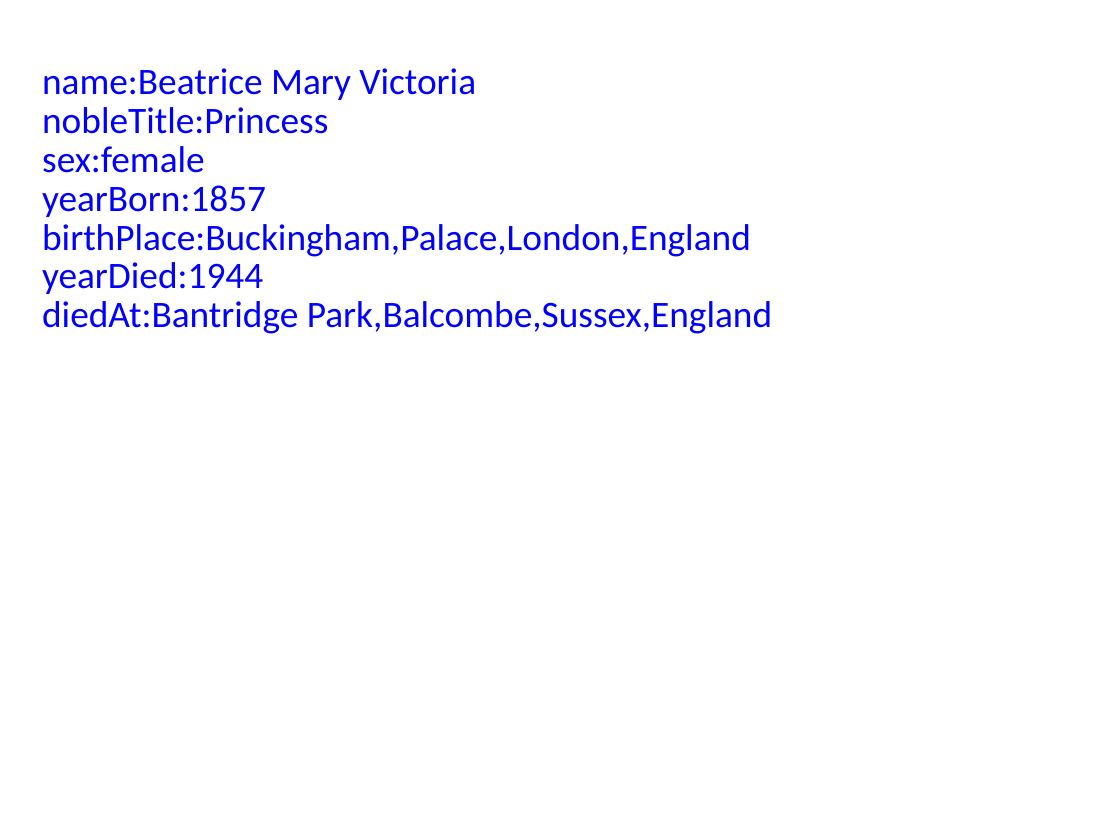
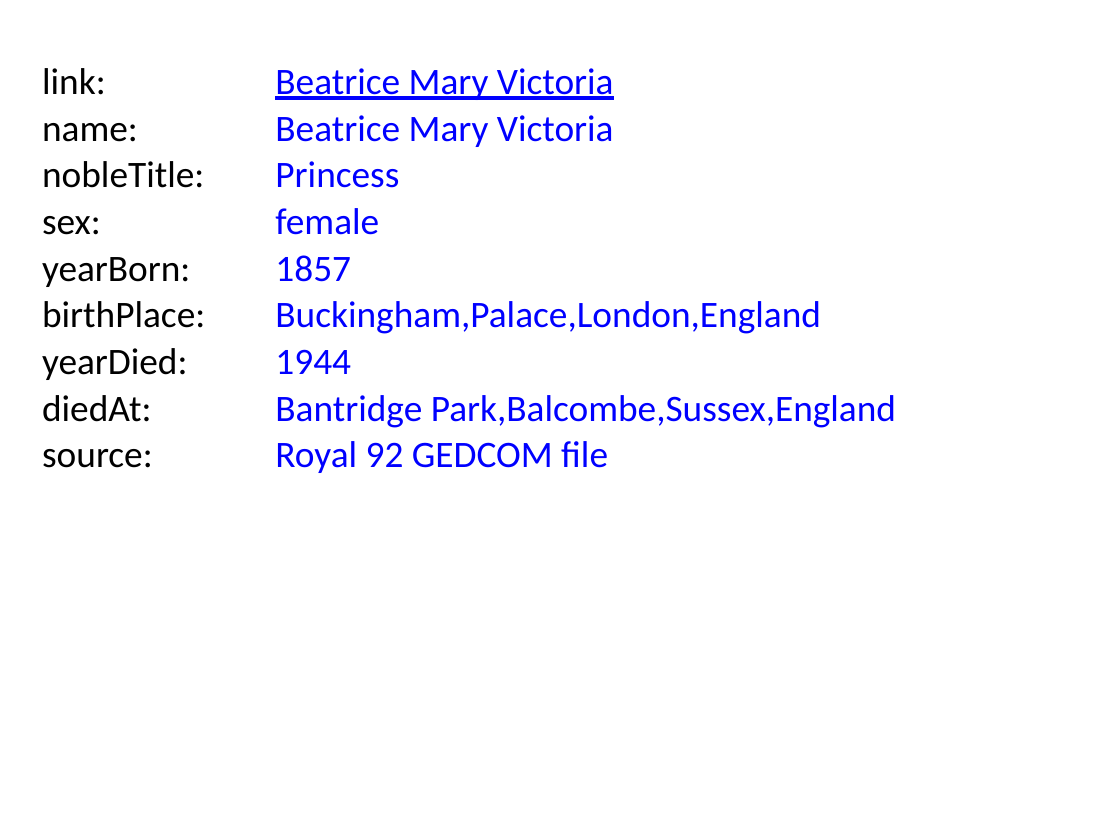
Before and after one commit to BITPlan/com.bitplan.simplegraph, a slide deck: slide 10 of QueenVictoria.pptx. Drawn at 1120x840 pixels with LibreOffice and Linux fonts; fonts in the diff are those of the drawing. Boxes give left, top, right and bottom in pixels: in the first picture for what was removed or moved away, otherwise in the second. Text is boxed around its words. In the diff, an @@ line names an element or a change of style, - is before the commit and + after.

```diff
--- a/QueenVictoria.pptx
+++ b/QueenVictoria.pptx
@@ text added at <box>42,68,106,95</box>, 24 pt, text #000000 @@
+link:
@@ text at <box>275,68,614,100</box>: text changed @@
-name:Beatrice Mary Victoria
+Beatrice Mary Victoria
@@ text added at <box>275,115,614,147</box>, 24 pt, text #0000FF @@
+Beatrice Mary Victoria
@@ text added at <box>42,123,138,142</box>, 24 pt, text #000000 @@
+name:
@@ text added at <box>42,161,204,188</box>, 24 pt, text #000000 @@
+nobleTitle:
@@ text at <box>275,161,399,188</box>: text changed @@
-nobleTitle:Princess
+Princess
@@ text at <box>275,208,379,235</box>: text changed @@
-sex:female
+female
@@ text added at <box>42,216,101,235</box>, 24 pt, text #000000 @@
+sex:
@@ text added at <box>42,257,190,287</box>, 24 pt, text #000000 @@
+yearBorn:
@@ text at <box>275,255,351,282</box>: text changed @@
-yearBorn:1857
+1857
@@ text added at <box>42,301,205,328</box>, 24 pt, text #000000 @@
+birthPlace:
@@ text at <box>275,301,821,334</box>: text changed @@
-birthPlace:Buckingham,Palace,London,England
+Buckingham,Palace,London,England
@@ text added at <box>42,348,187,380</box>, 24 pt, text #000000 @@
+yearDied:
@@ text at <box>275,349,351,374</box>: text changed @@
-yearDied:1944
+1944
@@ text added at <box>42,395,151,422</box>, 24 pt, text #000000 @@
+diedAt:
@@ text at <box>275,395,896,428</box>: text changed @@
-diedAt:Bantridge Park,Balcombe,Sussex,England
+Bantridge Park,Balcombe,Sussex,England
@@ text added at <box>42,449,153,468</box>, 24 pt, text #000000 @@
+source:
@@ text added at <box>275,441,608,473</box>, 24 pt, text #0000FF @@
+Royal 92 GEDCOM file
```
Also in this commit, not shown: 9 other slides changed, 15 other files.
